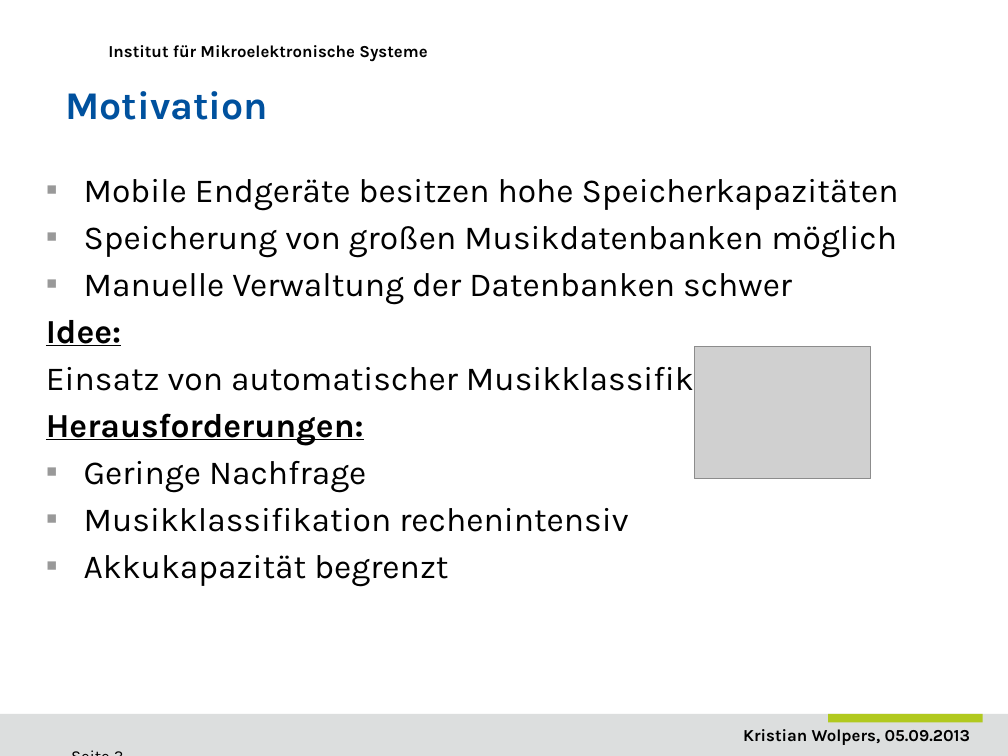
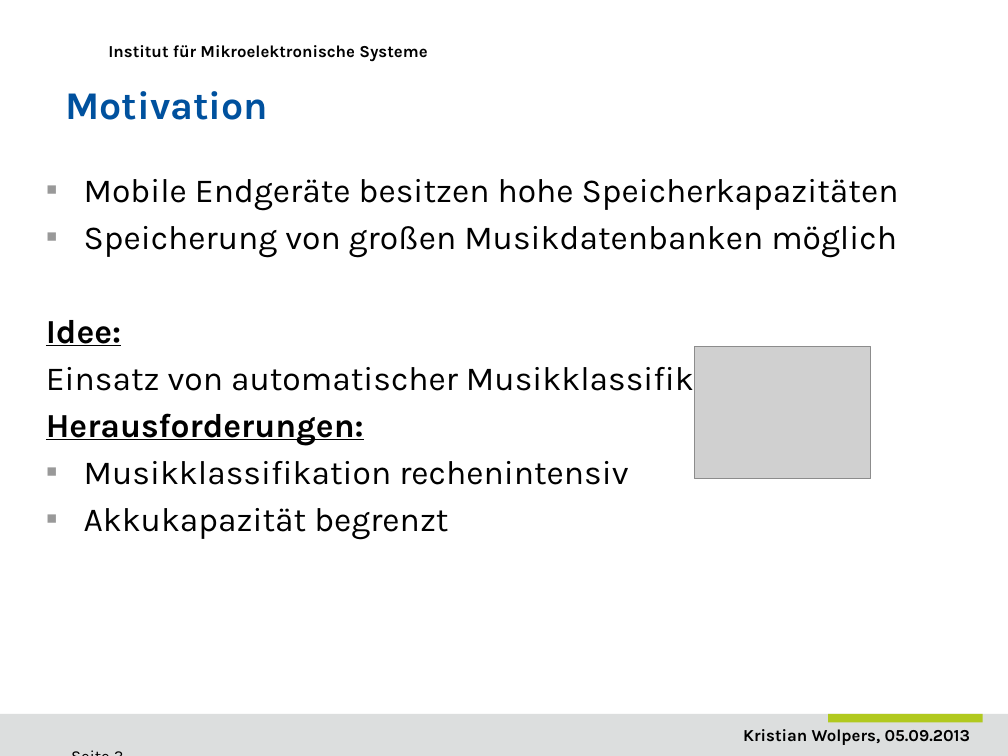
Before and after one commit to DuncanSin/Masterarbeit, a slide deck: slide 3 of Speech/Praesentation1.pptx. Drawn at 1008x756 pixels with LibreOffice and Linux fonts; fonts in the diff are those of the drawing; grey boxes stand for pictures; background and template pictures are left out. Boxes give left, top, right and bottom in pixels: in the first picture for what was removed or moved away, otherwise in the second. Text is boxed around its words. In the diff, an @@ line names an element or a change of style, - is before the commit and + after.

```diff
--- a/Speech/Praesentation1.pptx
+++ b/Speech/Praesentation1.pptx
@@ text at (84,273,792,305): paragraph removed @@
-▪ Manuelle Verwaltung der Datenbanken schwer
@@ text at (84,461,366,493): paragraph removed @@
-▪ Geringe Nachfrage
```
Also in this commit, not shown: 8 other slides changed, 4 slides added, 3 slides removed.
